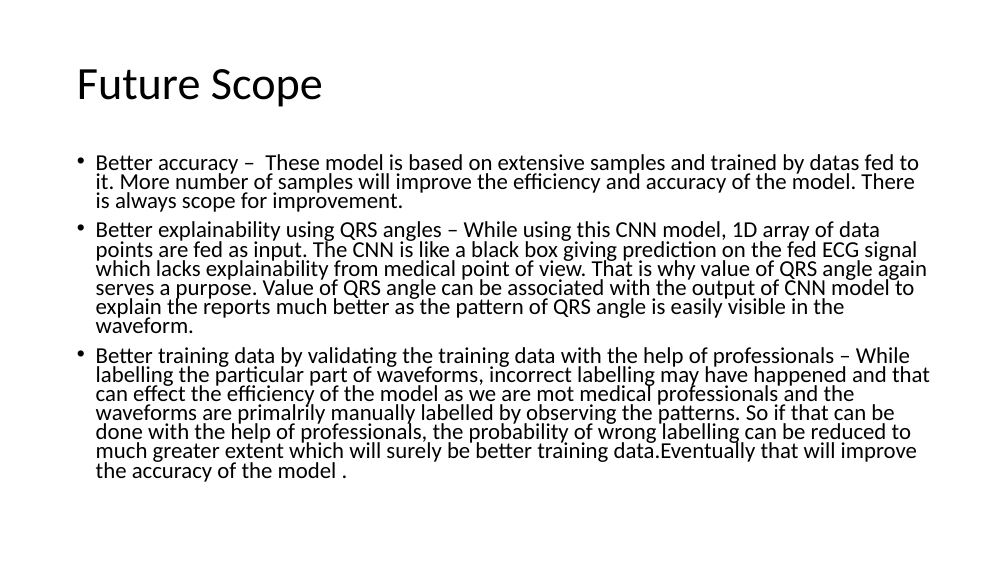
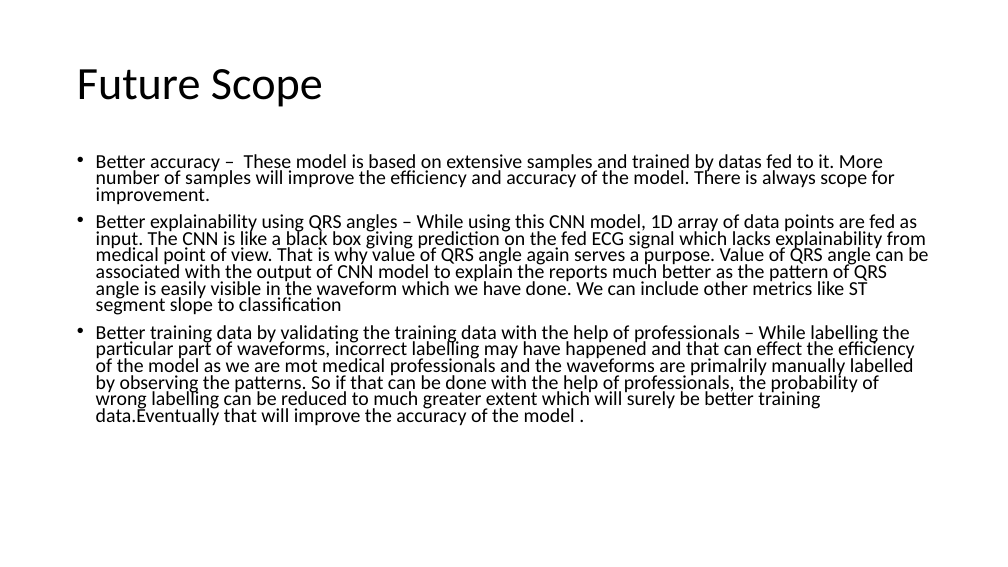
Before and after one commit to SubrataSarkar32/myocardial-ischaemia-detect, a slide deck: slide 31 of 8thsem_ECG signal for mycardial ischaemia and build solution to classify ECG.pptx (slide 16 before the commit). Drawn at 1008x567 pixels with LibreOffice and Linux fonts; fonts in the diff are those of the drawing. Boxes give left, top, right and bottom in pixels: in the first picture for what was removed or moved away, otherwise in the second. Text is boxed around its words. In the diff, an @@ line names an element or a change of style, - is before the commit and + after.

```diff
--- a/8thsem_ECG signal for mycardial ischaemia and build solution to classify ECG.pptx
+++ b/8thsem_ECG signal for mycardial ischaemia and build solution to classify ECG.pptx
@@ text at (96,154,914,426): size 21.7 to 18.9 pt in "Better accuracy – These model is based ...", "Better training data by validating the training ..." @@
@@ text at (96,214,928,315): text changed; size 21.7 to 18.9 pt @@
-• Better explainability using QRS angles – While using this CNN model, 1D array of data points are fed as input. The CNN is like a black box giving prediction on the fed ECG signal which lacks explainability from medical point of view. That is why value of QRS angle again serves a purpose. Value of QRS angle can be associated with the output of CNN model to explain the reports much better as the pattern of QRS angle is easily visible in the waveform.
+• Better explainability using QRS angles – While using this CNN model, 1D array of data points are fed as input. The CNN is like a black box giving prediction on the fed ECG signal which lacks explainability from medical point of view. That is why value of QRS angle again serves a purpose. Value of QRS angle can be associated with the output of CNN model to explain the reports much better as the pattern of QRS angle is easily visible in the waveform which we have done. We can include other metrics like ST segment slope to classification
```
Also in this commit, not shown: 10 other slides changed, 15 slides added, 5 other files.
